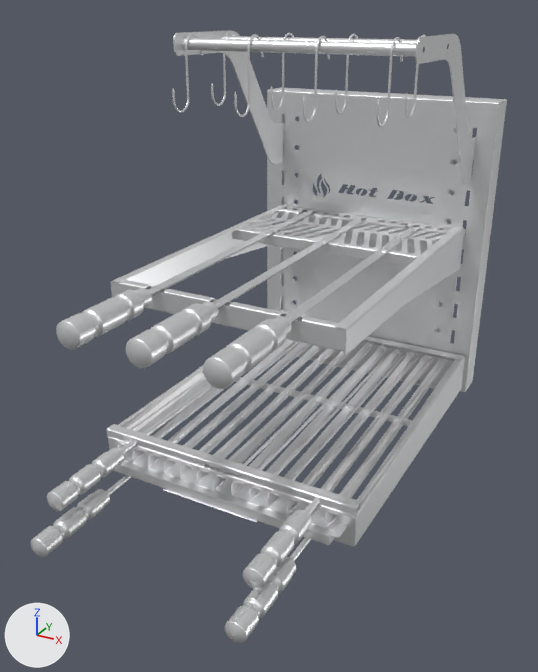
Before and after pictures for a commit that changed the glTF model select-40x50.glb.
Camera for both pictures: a 50 mm lens placed at (0.474, -0.899, 0.641), pointed at (0.003, -0.044, 0.214). Every picture has the same lights, and +X, +Y and +Z are marked at lower left. The first picture is the older version. Where no turn or scale is listed for an object, it has been applied to the vertices.

The first picture shows 'espetos_inox', 'estrutura_inox', 'grelhaarg_inox', 'grelhauru_inox', 'tendal_inox'.
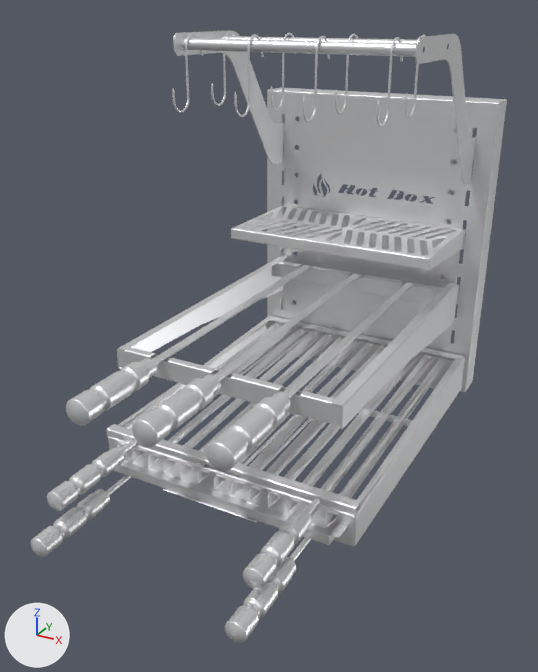
Changed parts and their boxes (x1, y1, x2, y2) in the pictures (538 x 672 px):
```json
{"object": "espetos_inox", "change": "moved", "before": [56, 204, 465, 389], "after": [66, 255, 459, 472]}
```

Scene script edits in JSON lines:
```json
{"op": "set", "path": "ob_espetos_inox.location", "old": "(0.0, 0.002, 0.276)", "new": "(0.0, 0.002, 0.176)"}
```
